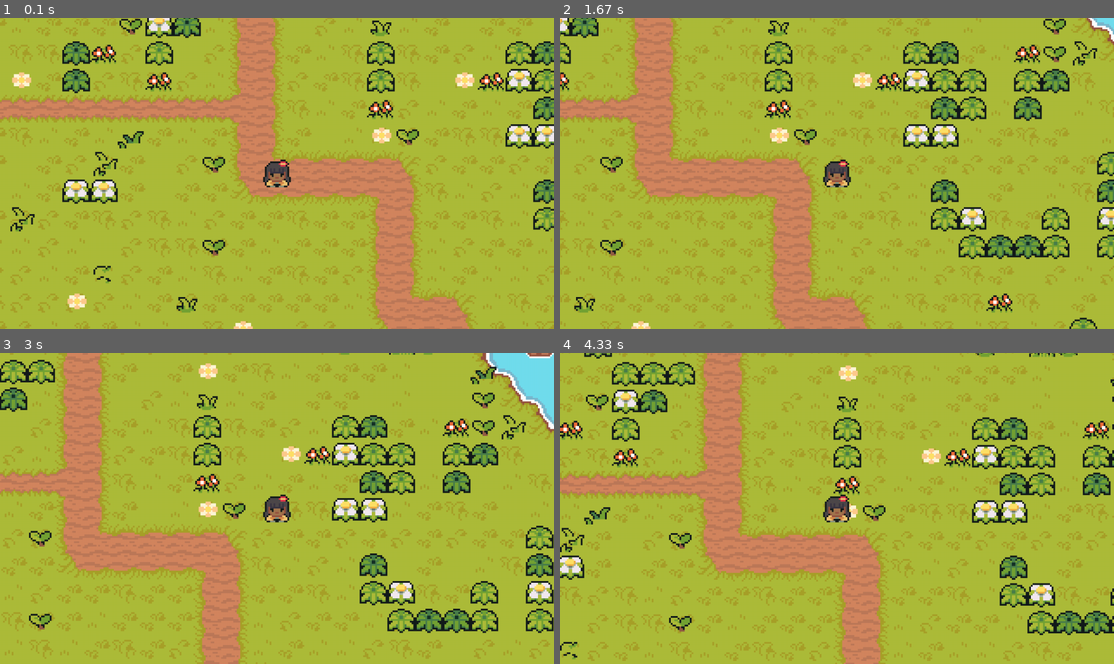
Above: before the commit, frames 1-4 (two rows, left to right).
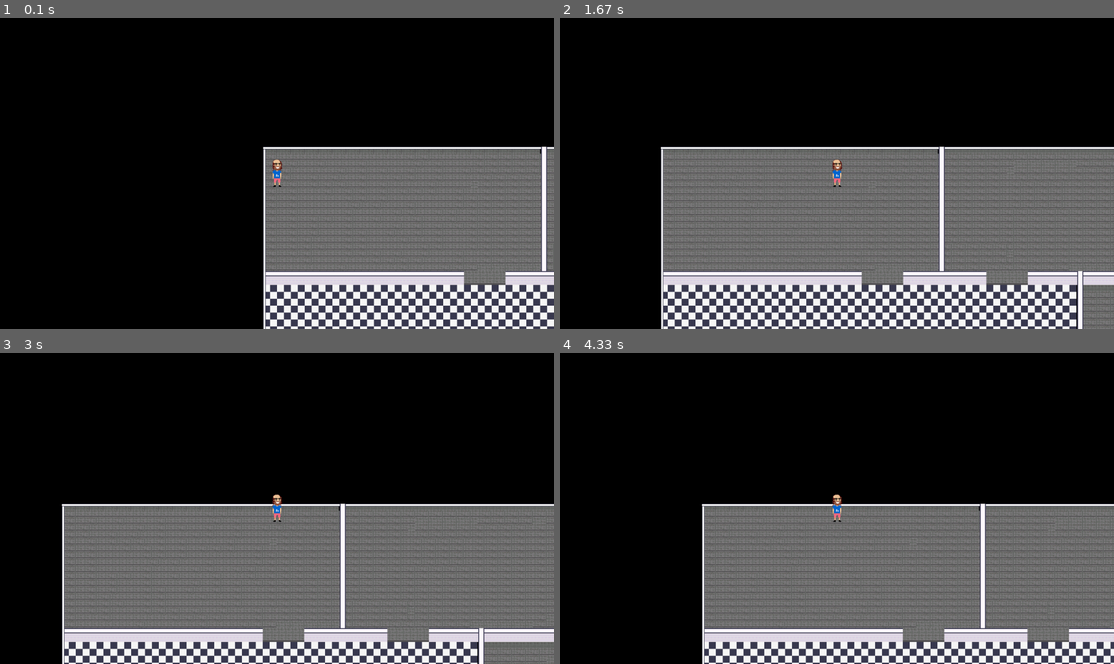
Above: after the commit, the same moments.

Repository: stchambers89/MyPygame
Game: pygame game, started from Main.py
The game is run twice, just before and just after one commit, with the same random seed, the same clock (stepped at 60 frames per second) and the same inputs.
Inputs:
- Up to frame 1 (0.1 s): no input
- Up to frame 2 (1.67 s): hold Space 0.33-0.8 s; hold Right 0.33-0.8 s; hold Ctrl 0.83-1.3 s; hold Right 0.83-1.3 s; hold Right from 1.33 s (still down)
- Up to frame 3 (3 s): release Right at 1.8 s; hold Up 1.83-2.13 s; hold Right 2.17-2.63 s; hold Left from 2.67 s (still down)
- Up to frame 4 (4.33 s): release Left at 3.2 s; hold Down 3.23-3.53 s; hold Left 3.57-3.97 s; hold Up from 4 s (still down)

The runs differ from the first frame. In frame 1, 100% of the frame differs, in the area x 0-100%, y 0-100%; in frame 2, 100%; in frame 3, 100%; in frame 4, 100%.

Commit message:
working on animation movement

Diff:
--- a/level.py
+++ b/level.py
@@ -22,13 +22,14 @@
 
     def create_map(self):
         layouts = {
-            'boundary' : import_csv_layout('map\map_FloorBlocks.csv'),
+            'boundary' : import_csv_layout('map\map_office.csv'),
             'grass' : import_csv_layout('map\map_Grass.csv'),
             'object' : import_csv_layout('map\map_Objects.csv'),
         }
 
         graphics = {
-            'grass': import_folder('graphics/grass')
+            'grass': import_folder('graphics/grass'),
+            'objects': import_folder('graphics/objects')
         }
 
         for style,layout in layouts.items():
@@ -38,18 +39,14 @@
                         x = col_index * TILESIZE
                         y = row_index * TILESIZE
                         if style == 'boundary':
-                            Tile((x,y), [self.obstacle_sprites], 'invisable')
-                        if style == 'grass':
-                            random_grass_image = choice(graphics['grass'])
-                            Tile((x,y), [self.visable_sprites, self.obstacle_sprites], 'grass', random_grass_image)
-                        if style == 'object':
-                            #make object
-                            pass
-        #         if col == 'x':
-        #             Tile((x,y), [self.visable_sprites, self.obstacle_sprites])
-        #         if col == 'p':
-        #             self.player = Player((x,y), [self.visable_sprites], self.obstacle_sprites)
-        self.player = Player((2000,1430), [self.visable_sprites], self.obstacle_sprites)
+                            Tile((x,y), [self.obstacle_sprites], '')
+                        # if style == 'grass':
+                        #     random_grass_image = choice(graphics['grass'])
+                        #     Tile((x,y), [self.visable_sprites, self.obstacle_sprites], 'grass', random_grass_image)
+                        # if style == 'object':
+                        #     surf = graphics['objects'][int(col)]
+                        #     Tile((x,y), [self.visable_sprites, self.obstacle_sprites], 'objects', surf)
+        self.player = Player((20,30), [self.visable_sprites], self.obstacle_sprites)
 
 
     def run(self):
@@ -65,8 +62,8 @@
         self.half_height = self.display_surface.get_size()[1] // 2
         self.offset = pygame.math.Vector2()
 
-        #create floor
-        self.floor_surf = pygame.image.load('graphics/tilemap/ground.png').convert()
+        #CREATE MAIN FLOOR IMAGE
+        self.floor_surf = pygame.image.load('graphics/tilemap/ground_office.png').convert()
         self.floor_rect = self.floor_surf.get_rect(topleft = (0,0))
 
     def custom_draw(self, player):
--- /dev/null
+++ b/map/map_office.csv
@@ -0,0 +1,60 @@
+142,142,142,142,142,142,142,142,142,142,142,142,142,142,142,142,142,142,142,142,142,142,142,142,142,142,142,142,142,142,142,142,142,142,142,142,142,142,142,142,142,142,142,142,142,142,142,142,142,142,142,142,142,142,142,142,142,142,142,142,142,142,142,142,142,142,142,142,142,142,142,142,142,142,142,142,142,142,142,142
+142,142,-1,-1,-1,-1,-1,-1,-1,-1,-1,-1,-1,-1,-1,-1,-1,-1,-1,-1,-1,-1,-1,-1,-1,-1,-1,-1,-1,-1,-1,-1,-1,-1,-1,-1,-1,-1,-1,-1,142,142,-1,-1,-1,-1,-1,-1,-1,-1,-1,-1,-1,-1,-1,-1,-1,-1,-1,-1,-1,-1,-1,-1,-1,-1,-1,-1,-1,-1,-1,-1,-1,-1,-1,-1,-1,-1,-1,142
+142,142,-1,-1,-1,-1,-1,-1,-1,-1,-1,-1,-1,-1,-1,-1,-1,-1,-1,-1,-1,-1,-1,-1,-1,-1,-1,-1,-1,-1,-1,-1,-1,-1,-1,-1,-1,-1,-1,-1,142,142,-1,-1,-1,-1,-1,-1,-1,-1,-1,-1,-1,-1,-1,-1,-1,-1,-1,-1,-1,-1,-1,-1,-1,-1,-1,-1,-1,-1,-1,-1,-1,-1,-1,-1,-1,-1,-1,142
+142,142,-1,-1,-1,-1,-1,-1,-1,-1,-1,-1,-1,-1,-1,-1,-1,-1,-1,-1,-1,-1,-1,-1,-1,-1,-1,-1,-1,-1,-1,-1,-1,-1,-1,-1,-1,-1,-1,-1,142,142,-1,-1,-1,-1,-1,-1,-1,-1,-1,-1,-1,-1,-1,-1,-1,-1,-1,-1,-1,-1,-1,-1,-1,-1,-1,-1,-1,-1,-1,-1,-1,-1,-1,-1,-1,-1,-1,142
+142,142,-1,-1,-1,-1,-1,-1,-1,-1,-1,-1,-1,-1,-1,-1,-1,-1,-1,-1,-1,-1,-1,-1,-1,-1,-1,-1,-1,-1,-1,-1,-1,-1,-1,-1,-1,-1,-1,-1,142,142,-1,-1,-1,-1,-1,-1,-1,-1,-1,-1,-1,-1,-1,-1,-1,-1,-1,-1,-1,-1,-1,-1,-1,-1,-1,-1,-1,-1,-1,-1,-1,-1,-1,-1,-1,-1,-1,142
+142,142,-1,-1,-1,-1,-1,-1,-1,-1,-1,-1,-1,-1,-1,-1,-1,-1,-1,-1,-1,-1,-1,-1,-1,-1,-1,-1,-1,-1,-1,-1,-1,-1,-1,-1,-1,-1,-1,-1,142,142,-1,-1,-1,-1,-1,-1,-1,-1,-1,-1,-1,-1,-1,-1,-1,-1,-1,-1,-1,-1,-1,-1,-1,-1,-1,-1,-1,-1,-1,-1,-1,-1,-1,-1,-1,-1,-1,142
+142,142,-1,-1,-1,-1,-1,-1,-1,-1,-1,-1,-1,-1,-1,-1,-1,-1,-1,-1,-1,-1,-1,-1,-1,-1,-1,-1,-1,-1,-1,-1,-1,-1,-1,-1,-1,-1,-1,-1,142,142,-1,-1,-1,-1,-1,-1,-1,-1,-1,-1,-1,-1,-1,-1,-1,-1,-1,-1,-1,-1,-1,-1,-1,-1,-1,-1,-1,-1,-1,-1,-1,-1,-1,-1,-1,-1,-1,142
+142,142,-1,-1,-1,-1,-1,-1,-1,-1,-1,-1,-1,-1,-1,-1,-1,-1,-1,-1,-1,-1,-1,-1,-1,-1,-1,-1,-1,-1,-1,-1,-1,-1,-1,-1,-1,-1,-1,-1,142,142,-1,-1,-1,-1,-1,-1,-1,-1,-1,-1,-1,-1,-1,-1,-1,-1,-1,-1,-1,-1,-1,-1,-1,-1,-1,-1,-1,-1,-1,-1,-1,-1,-1,-1,-1,-1,-1,142
+142,142,-1,-1,-1,-1,-1,-1,-1,-1,-1,-1,-1,-1,-1,-1,-1,-1,-1,-1,-1,-1,-1,-1,-1,-1,-1,-1,-1,-1,-1,-1,-1,-1,-1,-1,-1,-1,-1,-1,142,142,-1,-1,-1,-1,-1,-1,-1,-1,-1,-1,-1,-1,-1,-1,-1,-1,-1,-1,-1,-1,-1,-1,-1,-1,-1,-1,-1,-1,-1,-1,-1,-1,-1,-1,-1,-1,-1,142
+142,142,-1,-1,-1,-1,-1,-1,-1,-1,-1,-1,-1,-1,-1,-1,-1,-1,-1,-1,-1,-1,-1,-1,-1,-1,-1,-1,-1,-1,-1,-1,-1,-1,-1,-1,-1,-1,-1,-1,142,142,-1,-1,-1,-1,-1,-1,-1,-1,-1,-1,-1,-1,-1,-1,-1,-1,-1,-1,-1,-1,-1,-1,-1,-1,-1,-1,-1,-1,-1,-1,-1,-1,-1,-1,-1,-1,-1,142
+142,142,-1,-1,-1,-1,-1,-1,-1,-1,-1,-1,-1,-1,-1,-1,-1,-1,-1,-1,-1,-1,-1,-1,-1,-1,-1,-1,-1,-1,-1,-1,-1,-1,-1,-1,-1,-1,-1,-1,142,142,-1,-1,-1,-1,-1,-1,-1,-1,-1,-1,-1,-1,-1,-1,-1,-1,-1,-1,-1,-1,-1,-1,-1,-1,-1,-1,-1,-1,-1,-1,-1,-1,-1,-1,-1,-1,-1,142
+142,142,-1,-1,-1,-1,-1,-1,-1,-1,-1,-1,-1,-1,-1,-1,-1,-1,-1,-1,-1,-1,-1,-1,-1,-1,-1,-1,-1,-1,-1,-1,-1,-1,-1,-1,-1,-1,-1,-1,142,142,-1,-1,-1,-1,-1,-1,-1,-1,-1,-1,-1,-1,-1,-1,-1,-1,-1,-1,-1,-1,-1,-1,-1,-1,-1,-1,-1,-1,-1,-1,-1,-1,-1,-1,-1,-1,-1,142
+142,142,-1,-1,-1,-1,-1,-1,-1,-1,-1,-1,-1,-1,-1,-1,-1,-1,-1,-1,-1,-1,-1,-1,-1,-1,-1,-1,-1,-1,-1,-1,-1,-1,-1,-1,-1,-1,-1,-1,142,142,-1,-1,-1,-1,-1,-1,-1,-1,-1,-1,-1,-1,-1,-1,-1,-1,-1,-1,-1,-1,-1,-1,-1,-1,-1,-1,-1,-1,-1,-1,-1,-1,-1,-1,-1,-1,-1,142
+142,142,-1,-1,-1,-1,-1,-1,-1,-1,-1,-1,-1,-1,-1,-1,-1,-1,-1,-1,-1,-1,-1,-1,-1,-1,-1,-1,-1,-1,-1,-1,-1,-1,-1,-1,-1,-1,-1,-1,142,142,-1,-1,-1,-1,-1,-1,-1,-1,-1,-1,-1,-1,-1,-1,-1,-1,-1,-1,-1,-1,-1,-1,-1,-1,-1,-1,-1,-1,-1,-1,-1,-1,-1,-1,-1,-1,-1,142
+142,142,-1,-1,-1,-1,-1,-1,-1,-1,-1,-1,-1,-1,-1,-1,-1,-1,-1,-1,-1,-1,-1,-1,-1,-1,-1,-1,-1,-1,-1,-1,-1,-1,-1,-1,-1,-1,-1,-1,142,142,-1,-1,-1,-1,-1,-1,-1,-1,-1,-1,-1,-1,-1,-1,-1,-1,-1,-1,-1,-1,-1,-1,-1,-1,-1,-1,-1,-1,-1,-1,-1,-1,-1,-1,-1,-1,-1,142
+142,142,-1,-1,-1,-1,-1,-1,-1,-1,-1,-1,-1,-1,-1,-1,-1,-1,-1,-1,-1,-1,-1,-1,-1,-1,-1,-1,-1,-1,-1,-1,-1,-1,-1,-1,-1,-1,-1,-1,142,142,-1,-1,-1,-1,-1,-1,-1,-1,-1,-1,-1,-1,-1,-1,-1,-1,-1,-1,-1,-1,-1,-1,-1,-1,-1,-1,-1,-1,-1,-1,-1,-1,-1,-1,-1,-1,-1,142
+142,142,-1,-1,-1,-1,-1,-1,-1,-1,-1,-1,-1,-1,-1,-1,-1,-1,-1,-1,-1,-1,-1,-1,-1,-1,-1,-1,-1,-1,-1,-1,-1,-1,-1,-1,-1,-1,-1,-1,142,142,-1,-1,-1,-1,-1,-1,-1,-1,-1,-1,-1,-1,-1,-1,-1,-1,-1,-1,-1,-1,-1,-1,-1,-1,-1,-1,-1,-1,-1,-1,-1,-1,-1,-1,-1,-1,-1,142
+142,142,142,142,142,142,142,142,142,142,142,142,142,142,142,142,142,142,142,142,142,142,142,142,142,142,142,142,142,-1,-1,-1,-1,-1,-1,142,142,142,142,142,142,142,142,142,142,142,142,-1,-1,-1,-1,-1,-1,142,142,142,142,142,142,142,142,142,142,142,142,142,142,142,142,142,142,142,142,142,142,142,142,142,142,142
+142,142,142,142,142,142,142,142,142,142,142,142,142,142,142,142,142,142,142,142,142,142,142,142,142,142,142,142,142,-1,-1,-1,-1,-1,-1,142,142,142,142,142,142,142,142,142,142,142,142,-1,-1,-1,-1,-1,-1,142,142,142,142,142,142,142,142,142,142,142,142,142,142,142,142,142,142,142,142,142,142,142,142,142,142,142
+142,142,142,142,142,142,142,142,142,142,142,142,142,142,142,142,142,142,142,142,142,142,142,142,142,142,142,142,142,-1,-1,-1,-1,-1,-1,142,142,142,142,142,142,142,142,142,142,142,142,-1,-1,-1,-1,-1,-1,142,142,142,142,142,142,142,142,142,142,142,142,142,142,142,142,142,142,142,142,142,142,142,142,142,142,142
+142,142,-1,-1,-1,-1,-1,-1,-1,-1,-1,-1,-1,-1,-1,-1,-1,-1,-1,-1,-1,-1,-1,-1,-1,-1,-1,-1,-1,-1,-1,-1,-1,-1,-1,-1,-1,-1,-1,-1,-1,-1,-1,-1,-1,-1,-1,-1,-1,-1,-1,-1,-1,-1,-1,-1,-1,-1,-1,-1,142,-1,-1,-1,-1,-1,-1,-1,-1,-1,-1,-1,-1,-1,-1,-1,-1,-1,-1,142
+142,142,-1,-1,-1,-1,-1,-1,-1,-1,-1,-1,-1,-1,-1,-1,-1,-1,-1,-1,-1,-1,-1,-1,-1,-1,-1,-1,-1,-1,-1,-1,-1,-1,-1,-1,-1,-1,-1,-1,-1,-1,-1,-1,-1,-1,-1,-1,-1,-1,-1,-1,-1,-1,-1,-1,-1,-1,-1,-1,142,-1,-1,-1,-1,-1,-1,-1,-1,-1,-1,-1,-1,-1,-1,-1,-1,-1,-1,142
+142,142,-1,-1,-1,-1,-1,-1,-1,-1,-1,-1,-1,-1,-1,-1,-1,-1,-1,-1,-1,-1,-1,-1,-1,-1,-1,-1,-1,-1,-1,-1,-1,-1,-1,-1,-1,-1,-1,-1,-1,-1,-1,-1,-1,-1,-1,-1,-1,-1,-1,-1,-1,-1,-1,-1,-1,-1,-1,-1,142,-1,-1,-1,-1,-1,-1,-1,-1,-1,-1,-1,-1,-1,-1,-1,-1,-1,-1,142
+142,142,-1,-1,-1,-1,-1,-1,-1,-1,-1,-1,-1,-1,-1,-1,-1,-1,-1,-1,-1,-1,-1,-1,-1,-1,-1,-1,-1,-1,-1,-1,-1,-1,-1,-1,-1,-1,-1,-1,-1,-1,-1,-1,-1,-1,-1,-1,-1,-1,-1,-1,-1,-1,-1,-1,-1,-1,-1,-1,142,-1,-1,-1,-1,-1,-1,-1,-1,-1,-1,-1,-1,-1,-1,-1,-1,-1,-1,142
+142,142,-1,-1,-1,-1,-1,-1,-1,-1,-1,-1,-1,-1,-1,-1,-1,-1,-1,-1,-1,-1,-1,-1,-1,-1,-1,-1,-1,-1,-1,-1,-1,-1,-1,-1,-1,-1,-1,-1,-1,-1,-1,-1,-1,-1,-1,-1,-1,-1,-1,-1,-1,-1,-1,-1,-1,-1,-1,-1,142,-1,-1,-1,-1,-1,-1,-1,-1,-1,-1,-1,-1,-1,-1,-1,-1,-1,-1,142
+142,142,-1,-1,-1,-1,-1,-1,-1,-1,-1,-1,-1,-1,-1,-1,-1,-1,-1,-1,-1,-1,-1,-1,-1,-1,-1,-1,-1,-1,-1,-1,-1,-1,-1,-1,-1,-1,-1,-1,-1,-1,-1,-1,-1,-1,-1,-1,-1,-1,-1,-1,-1,-1,-1,-1,-1,-1,-1,-1,142,-1,-1,-1,-1,-1,-1,-1,-1,-1,-1,-1,-1,-1,-1,-1,-1,-1,-1,142
+142,142,-1,-1,-1,-1,-1,-1,-1,-1,-1,-1,-1,-1,-1,-1,-1,-1,-1,-1,-1,-1,-1,-1,-1,-1,-1,-1,-1,-1,-1,-1,-1,-1,-1,-1,-1,-1,-1,-1,-1,-1,-1,-1,-1,-1,-1,-1,-1,-1,-1,-1,-1,-1,-1,-1,-1,-1,-1,-1,142,-1,-1,-1,-1,-1,-1,-1,-1,-1,-1,-1,-1,-1,-1,-1,-1,-1,-1,142
+142,142,-1,-1,-1,-1,-1,-1,-1,-1,-1,-1,-1,-1,-1,-1,-1,-1,-1,-1,-1,-1,-1,-1,-1,-1,-1,-1,-1,-1,-1,-1,-1,-1,-1,-1,-1,-1,-1,-1,-1,-1,-1,-1,-1,-1,-1,-1,-1,-1,-1,-1,-1,-1,-1,-1,-1,-1,-1,-1,-1,-1,-1,-1,-1,-1,-1,-1,-1,-1,-1,-1,-1,-1,-1,-1,-1,-1,-1,142
+142,142,-1,-1,-1,-1,-1,-1,-1,-1,-1,-1,-1,-1,-1,-1,-1,-1,-1,-1,-1,-1,-1,-1,-1,-1,-1,-1,-1,-1,-1,-1,-1,-1,-1,-1,-1,-1,-1,-1,-1,-1,-1,-1,-1,-1,-1,-1,-1,-1,-1,-1,-1,-1,-1,-1,-1,-1,-1,-1,-1,-1,-1,-1,-1,-1,-1,-1,-1,-1,-1,-1,-1,-1,-1,-1,-1,-1,-1,142
+142,142,-1,-1,-1,-1,-1,-1,-1,-1,-1,-1,-1,-1,-1,-1,-1,-1,-1,-1,-1,-1,-1,-1,-1,-1,-1,-1,-1,-1,-1,-1,-1,-1,-1,-1,-1,-1,-1,-1,-1,-1,-1,-1,-1,-1,-1,-1,-1,-1,-1,-1,-1,-1,-1,-1,-1,-1,-1,-1,-1,-1,-1,-1,-1,-1,-1,-1,-1,-1,-1,-1,-1,-1,-1,-1,-1,-1,-1,142
+142,142,-1,-1,-1,-1,-1,-1,-1,-1,-1,-1,-1,-1,-1,-1,-1,-1,-1,-1,-1,-1,-1,-1,-1,-1,-1,-1,-1,-1,-1,-1,-1,-1,-1,-1,-1,-1,-1,-1,-1,-1,-1,-1,-1,-1,-1,-1,-1,-1,-1,-1,-1,-1,-1,-1,-1,-1,-1,-1,-1,-1,-1,-1,-1,-1,-1,-1,-1,-1,-1,-1,-1,-1,-1,-1,-1,-1,-1,142
+142,142,-1,-1,-1,-1,-1,-1,-1,-1,-1,-1,-1,-1,-1,-1,-1,-1,-1,-1,-1,-1,-1,-1,-1,-1,-1,-1,-1,-1,-1,-1,-1,-1,-1,-1,-1,-1,-1,-1,-1,-1,-1,-1,-1,-1,-1,-1,-1,-1,-1,-1,-1,-1,-1,-1,-1,-1,-1,-1,-1,-1,-1,-1,-1,-1,-1,-1,-1,-1,-1,-1,-1,-1,-1,-1,-1,-1,-1,142
+142,142,-1,-1,-1,-1,-1,-1,-1,-1,-1,-1,-1,-1,-1,-1,-1,-1,-1,-1,-1,-1,-1,-1,-1,-1,-1,-1,-1,-1,-1,-1,-1,-1,-1,-1,-1,-1,-1,-1,-1,-1,-1,-1,-1,-1,-1,-1,-1,-1,-1,-1,-1,-1,-1,-1,-1,-1,-1,-1,-1,-1,-1,-1,-1,-1,-1,-1,-1,-1,-1,-1,-1,-1,-1,-1,-1,-1,-1,142
+142,142,-1,-1,-1,-1,-1,-1,-1,-1,-1,-1,-1,-1,-1,-1,-1,-1,-1,-1,-1,-1,-1,-1,-1,-1,-1,-1,-1,-1,-1,-1,-1,-1,-1,-1,-1,-1,-1,-1,-1,-1,-1,-1,-1,-1,-1,-1,-1,-1,-1,-1,-1,-1,-1,-1,-1,-1,-1,-1,142,-1,-1,-1,-1,-1,-1,-1,-1,-1,-1,-1,-1,-1,-1,-1,-1,-1,-1,142
+142,142,-1,-1,-1,-1,-1,-1,-1,-1,-1,-1,-1,-1,-1,-1,-1,-1,-1,-1,-1,-1,-1,-1,-1,-1,-1,-1,-1,-1,-1,-1,-1,-1,-1,-1,-1,-1,-1,-1,-1,-1,-1,-1,-1,-1,-1,-1,-1,-1,-1,-1,-1,-1,-1,-1,-1,-1,-1,-1,142,-1,-1,-1,-1,-1,-1,-1,-1,-1,-1,-1,-1,-1,-1,-1,-1,-1,-1,142
+142,142,-1,-1,-1,-1,-1,-1,-1,-1,-1,-1,-1,-1,-1,-1,-1,-1,-1,-1,-1,-1,-1,-1,-1,-1,-1,-1,-1,-1,-1,-1,-1,-1,-1,-1,-1,-1,-1,-1,-1,-1,-1,-1,-1,-1,-1,-1,-1,-1,-1,-1,-1,-1,-1,-1,-1,-1,-1,-1,142,-1,-1,-1,-1,-1,-1,-1,-1,-1,-1,-1,-1,-1,-1,-1,-1,-1,-1,142
+142,142,-1,-1,-1,-1,-1,-1,-1,-1,-1,-1,-1,-1,-1,-1,-1,-1,-1,-1,-1,-1,-1,-1,-1,-1,-1,-1,-1,-1,-1,-1,-1,-1,-1,-1,-1,-1,-1,-1,-1,-1,-1,-1,-1,-1,-1,-1,-1,-1,-1,-1,-1,-1,-1,-1,-1,-1,-1,-1,142,-1,-1,-1,-1,-1,-1,-1,-1,-1,-1,-1,-1,-1,-1,-1,-1,-1,-1,142
+142,142,-1,-1,-1,-1,-1,-1,-1,-1,-1,-1,-1,-1,-1,-1,-1,-1,-1,-1,-1,-1,-1,-1,-1,-1,-1,-1,-1,-1,-1,-1,-1,-1,-1,-1,-1,-1,-1,-1,-1,-1,-1,-1,-1,-1,-1,-1,-1,-1,-1,-1,-1,-1,-1,-1,-1,-1,-1,-1,142,-1,-1,-1,-1,-1,-1,-1,-1,-1,-1,-1,-1,-1,-1,-1,-1,-1,-1,142
+142,142,-1,-1,-1,-1,-1,-1,-1,-1,-1,-1,-1,-1,-1,-1,-1,-1,-1,-1,-1,-1,-1,-1,-1,-1,-1,-1,-1,-1,-1,-1,-1,-1,-1,-1,-1,-1,-1,-1,-1,-1,-1,-1,-1,-1,-1,-1,-1,-1,-1,-1,-1,-1,-1,-1,-1,-1,-1,-1,142,-1,-1,-1,-1,-1,-1,-1,-1,-1,-1,-1,-1,-1,-1,-1,-1,-1,-1,142
+142,142,142,142,142,142,142,-1,-1,-1,-1,-1,-1,142,142,142,142,142,142,142,142,142,142,142,142,142,142,142,142,142,142,142,142,142,142,142,142,142,142,142,142,142,142,142,142,142,-1,-1,-1,-1,-1,-1,-1,142,142,142,142,142,142,142,142,-1,-1,-1,-1,-1,-1,-1,-1,-1,-1,-1,-1,-1,-1,-1,-1,-1,-1,142
+142,142,142,142,142,142,142,-1,-1,-1,-1,-1,-1,142,142,142,142,142,142,142,142,142,142,142,142,142,142,142,142,142,142,142,142,142,142,142,142,142,142,142,142,142,142,142,142,142,-1,-1,-1,-1,-1,-1,-1,142,142,142,142,142,142,142,142,-1,-1,-1,-1,-1,-1,-1,-1,-1,-1,-1,-1,-1,-1,-1,-1,-1,-1,142
+142,142,142,142,142,142,142,-1,-1,-1,-1,-1,-1,142,142,142,142,142,142,142,142,142,142,142,142,142,142,142,142,142,142,142,142,142,142,142,142,142,142,142,142,142,142,142,142,142,-1,-1,-1,-1,-1,-1,-1,142,142,142,142,142,142,142,142,-1,-1,-1,-1,-1,-1,-1,-1,-1,-1,-1,-1,-1,-1,-1,-1,-1,-1,142
+142,142,-1,-1,-1,-1,-1,-1,-1,-1,-1,-1,-1,-1,-1,-1,-1,-1,-1,-1,142,-1,-1,-1,-1,-1,-1,-1,-1,-1,-1,-1,-1,-1,-1,-1,-1,-1,-1,-1,-1,-1,-1,-1,-1,-1,-1,-1,-1,-1,-1,-1,-1,-1,-1,-1,-1,-1,-1,-1,142,-1,-1,-1,-1,-1,-1,-1,-1,-1,-1,-1,-1,-1,-1,-1,-1,-1,-1,142
+142,142,-1,-1,-1,-1,-1,-1,-1,-1,-1,-1,-1,-1,-1,-1,-1,-1,-1,-1,142,-1,-1,-1,-1,-1,-1,-1,-1,-1,-1,-1,-1,-1,-1,-1,-1,-1,-1,-1,-1,-1,-1,-1,-1,-1,-1,-1,-1,-1,-1,-1,-1,-1,-1,-1,-1,-1,-1,-1,142,-1,-1,-1,-1,-1,-1,-1,-1,-1,-1,-1,-1,-1,-1,-1,-1,-1,-1,142
+142,142,-1,-1,-1,-1,-1,-1,-1,-1,-1,-1,-1,-1,-1,-1,-1,-1,-1,-1,142,-1,-1,-1,-1,-1,-1,-1,-1,-1,-1,-1,-1,-1,-1,-1,-1,-1,-1,-1,-1,-1,-1,-1,-1,-1,-1,-1,-1,-1,-1,-1,-1,-1,-1,-1,-1,-1,-1,-1,142,-1,-1,-1,-1,-1,-1,-1,-1,-1,-1,-1,-1,-1,-1,-1,-1,-1,-1,142
+142,142,-1,-1,-1,-1,-1,-1,-1,-1,-1,-1,-1,-1,-1,-1,-1,-1,-1,-1,142,-1,-1,-1,-1,-1,-1,-1,-1,-1,-1,-1,-1,-1,-1,-1,-1,-1,-1,-1,-1,-1,-1,-1,-1,-1,-1,-1,-1,-1,-1,-1,-1,-1,-1,-1,-1,-1,-1,-1,142,-1,-1,-1,-1,-1,-1,-1,-1,-1,-1,-1,-1,-1,-1,-1,-1,-1,-1,142
+142,142,-1,-1,-1,-1,-1,-1,-1,-1,-1,-1,-1,-1,-1,-1,-1,-1,-1,-1,142,-1,-1,-1,-1,-1,-1,-1,-1,-1,-1,-1,-1,-1,-1,-1,-1,-1,-1,-1,-1,-1,-1,-1,-1,-1,-1,-1,-1,-1,-1,-1,-1,-1,-1,-1,-1,-1,-1,-1,142,-1,-1,-1,-1,-1,-1,-1,-1,-1,-1,-1,-1,-1,-1,-1,-1,-1,-1,142
+142,142,-1,-1,-1,-1,-1,-1,-1,-1,-1,-1,-1,-1,-1,-1,-1,-1,-1,-1,142,-1,-1,-1,-1,-1,-1,-1,-1,-1,-1,-1,-1,-1,-1,-1,-1,-1,-1,-1,-1,-1,-1,-1,-1,-1,-1,-1,-1,-1,-1,-1,-1,-1,-1,-1,-1,-1,-1,-1,142,-1,-1,-1,-1,-1,-1,-1,-1,-1,-1,-1,-1,-1,-1,-1,-1,-1,-1,142
+142,142,-1,-1,-1,-1,-1,-1,-1,-1,-1,-1,-1,-1,-1,-1,-1,-1,-1,-1,142,-1,-1,-1,-1,-1,-1,-1,-1,-1,-1,-1,-1,-1,-1,-1,-1,-1,-1,-1,-1,-1,-1,-1,-1,-1,-1,-1,-1,-1,-1,-1,-1,-1,-1,-1,-1,-1,-1,-1,142,-1,-1,-1,-1,-1,-1,-1,-1,-1,-1,-1,-1,-1,-1,-1,-1,-1,-1,142
+142,142,-1,-1,-1,-1,-1,-1,-1,-1,-1,-1,-1,-1,-1,-1,-1,-1,-1,-1,142,-1,-1,-1,-1,-1,-1,-1,-1,-1,-1,-1,-1,-1,-1,-1,-1,-1,-1,-1,-1,-1,-1,-1,-1,-1,-1,-1,-1,-1,-1,-1,-1,-1,-1,-1,-1,-1,-1,-1,142,-1,-1,-1,-1,-1,-1,-1,-1,-1,-1,-1,-1,-1,-1,-1,-1,-1,-1,142
+142,142,-1,-1,-1,-1,-1,-1,-1,-1,-1,-1,-1,-1,-1,-1,-1,-1,-1,-1,142,-1,-1,-1,-1,-1,-1,-1,-1,-1,-1,-1,-1,-1,-1,-1,-1,-1,-1,-1,-1,-1,-1,-1,-1,-1,-1,-1,-1,-1,-1,-1,-1,-1,-1,-1,-1,-1,-1,-1,142,-1,-1,-1,-1,-1,-1,-1,-1,-1,-1,-1,-1,-1,-1,-1,-1,-1,-1,142
+142,142,-1,-1,-1,-1,-1,-1,-1,-1,-1,-1,-1,-1,-1,-1,-1,-1,-1,-1,142,-1,-1,-1,-1,-1,-1,-1,-1,-1,-1,-1,-1,-1,-1,-1,-1,-1,-1,-1,-1,-1,-1,-1,-1,-1,-1,-1,-1,-1,-1,-1,-1,-1,-1,-1,-1,-1,-1,-1,142,-1,-1,-1,-1,-1,-1,-1,-1,-1,-1,-1,-1,-1,-1,-1,-1,-1,-1,142
+142,142,-1,-1,-1,-1,-1,-1,-1,-1,-1,-1,-1,-1,-1,-1,-1,-1,-1,-1,142,-1,-1,-1,-1,-1,-1,-1,-1,-1,-1,-1,-1,-1,-1,-1,-1,-1,-1,-1,-1,-1,-1,-1,-1,-1,-1,-1,-1,-1,-1,-1,-1,-1,-1,-1,-1,-1,-1,-1,142,-1,-1,-1,-1,-1,-1,-1,-1,-1,-1,-1,-1,-1,-1,-1,-1,-1,-1,142
+142,142,-1,-1,-1,-1,-1,-1,-1,-1,-1,-1,-1,-1,-1,-1,-1,-1,-1,-1,142,-1,-1,-1,-1,-1,-1,-1,-1,-1,-1,-1,-1,-1,-1,-1,-1,-1,-1,-1,-1,-1,-1,-1,-1,-1,-1,-1,-1,-1,-1,-1,-1,-1,-1,-1,-1,-1,-1,-1,142,-1,-1,-1,-1,-1,-1,-1,-1,-1,-1,-1,-1,-1,-1,-1,-1,-1,-1,142
+142,142,-1,-1,-1,-1,-1,-1,-1,-1,-1,-1,-1,-1,-1,-1,-1,-1,-1,-1,142,-1,-1,-1,-1,-1,-1,-1,-1,-1,-1,-1,-1,-1,-1,-1,-1,-1,-1,-1,-1,-1,-1,-1,-1,-1,-1,-1,-1,-1,-1,-1,-1,-1,-1,-1,-1,-1,-1,-1,142,-1,-1,-1,-1,-1,-1,-1,-1,-1,-1,-1,-1,-1,-1,-1,-1,-1,-1,142
+142,142,-1,-1,-1,-1,-1,-1,-1,-1,-1,-1,-1,-1,-1,-1,-1,-1,-1,-1,142,-1,-1,-1,-1,-1,-1,-1,-1,-1,-1,-1,-1,-1,-1,-1,-1,-1,-1,-1,-1,-1,-1,-1,-1,-1,-1,-1,-1,-1,-1,-1,-1,-1,-1,-1,-1,-1,-1,-1,142,-1,-1,-1,-1,-1,-1,-1,-1,-1,-1,-1,-1,-1,-1,-1,-1,-1,-1,142
+142,142,-1,-1,-1,-1,-1,-1,-1,-1,-1,-1,-1,-1,-1,-1,-1,-1,-1,-1,142,-1,-1,-1,-1,-1,-1,-1,-1,-1,-1,-1,-1,-1,-1,-1,-1,-1,-1,-1,-1,-1,-1,-1,-1,-1,-1,-1,-1,-1,-1,-1,-1,-1,-1,-1,-1,-1,-1,-1,142,-1,-1,-1,-1,-1,-1,-1,-1,-1,-1,-1,-1,-1,-1,-1,-1,-1,-1,142
+142,142,-1,-1,-1,-1,-1,-1,-1,-1,-1,-1,-1,-1,-1,-1,-1,-1,-1,-1,142,-1,-1,-1,-1,-1,-1,-1,-1,-1,-1,-1,-1,-1,-1,-1,-1,-1,-1,-1,-1,-1,-1,-1,-1,-1,-1,-1,-1,-1,-1,-1,-1,-1,-1,-1,-1,-1,-1,-1,142,-1,-1,-1,-1,-1,-1,-1,-1,-1,-1,-1,-1,-1,-1,-1,-1,-1,-1,142
+142,142,142,142,142,142,142,142,142,142,142,142,142,142,142,142,142,142,142,142,142,142,142,142,142,142,142,142,142,142,142,142,142,142,142,142,142,142,142,142,142,142,142,142,142,142,142,142,142,142,142,142,142,142,142,142,142,142,142,142,142,142,142,142,142,142,142,142,142,142,142,142,142,142,142,142,142,142,142,142
+142,142,142,142,142,142,142,142,142,142,142,142,142,142,142,142,142,142,142,142,142,142,142,142,142,142,142,142,142,142,142,142,142,142,142,142,142,142,142,142,142,142,142,142,142,142,142,142,142,142,142,142,142,142,142,142,142,142,142,142,142,142,142,142,142,142,142,142,142,142,142,142,142,142,142,142,142,142,142,142
--- a/player.py
+++ b/player.py
@@ -1,21 +1,58 @@
 import pygame
 from settings import *
+from support import import_folder
 
 class Player(pygame.sprite.Sprite):
     def __init__(self, pos, groups, obstacle_sprites):
         super().__init__(groups)
-        self.image = pygame.image.load('graphics/test/player.png').convert_alpha()
+
+        #player image/drawing
+        self.image = pygame.image.load('graphics/test/ITGUY.png').convert_alpha()
         self.rect = self.image.get_rect(topleft = pos)
-        self.hitbox = self.rect.inflate(0,-26)
+        self.hitbox = self.rect.inflate(0,-64)
 
+        #graphics setup
+        self.import_player_assests()
+        self.status = 'down'
+
+        #Movement
         self.direction = pygame.math.Vector2()
         self.speed = 5
+        self.attacking = False
+        self.attack_cooldown = 400
+        self.attack_time = None
+
 
         self.obstacle_sprites = obstacle_sprites
+
+        #Player Timer limits multiple actions every ms to every few seconds
+    def get_status(self):
+        #idle
+        if self.direction.x == 0 and self.direction.y == 0:
+            self.status = self.status + '_idle'
+
+    def import_player_assests(self):
+    #please note the strings below are the same spelling as the game files
+    #refactoring the names will break the game and you will need to rename the
+    #files as well.
+
+        character_path = 'graphics/player/'
+        self.animations = {
+                #moving
+            'up': [], 'down': [], 'left': [], 'right': [],
+                #standing still
+            'up_idle': [], 'down_idle': [], 'left_idle': [], 'right_idle': [],
+                #attacking
+            'up_attack': [], 'down_attack': [], 'left_attack': [], 'right_attack': []}
+
+        for animation in self.animations.keys():
+            full_path = character_path + animation
+            self.animations[animation] = import_folder(full_path)
 
     def input(self):
         keys = pygame.key.get_pressed()
 
+        # Movement input w,a,s,d or up,down,left,right
         if keys[pygame.K_w] or keys[pygame.K_UP]:
             self.direction.y = -1
         elif keys[pygame.K_s] or keys[pygame.K_DOWN]:
@@ -29,6 +66,18 @@
         else:
             self.direction.x = 0
 
+        #attack input
+        if keys[pygame.K_SPACE] and not self.attacking:
+            self.attacking = True
+            self.attack_time = pygame.time.get_ticks()
+            print("attack")
+
+        #magic input
+        if keys[pygame.K_LCTRL] and not self.attacking:
+            self.attacking = True
+            self.attack_time = pygame.time.get_ticks()
+            print('magic')
+
     def move(self, speed):
         if self.direction.magnitude() != 0:
             self.direction = self.direction.normalize()
@@ -37,9 +86,6 @@
         self.hitbox.y += self.direction.y * speed
         self.collision('vertical')
         self.rect.center = self.hitbox.center
-
-
-        #self.rect.center += self.direction * speed
 
     def collision(self, direction):
         if direction == 'horizontal':
@@ -58,6 +104,15 @@
                     if self.direction.y > 0:#moving down
                         self.hitbox.bottom = sprite.hitbox.top
 
+    def cooldowns(self):
+        current_time = pygame.time.get_ticks()
+
+        if self.attacking:
+            if current_time - self.attack_time >= self.attack_cooldown:
+                self.attacking = False
+
     def update(self):
         self.input()
+        self.cooldowns()
+        self.get_status()
         self.move(self.speed)
--- a/settings.py
+++ b/settings.py
@@ -2,4 +2,4 @@
 WIDTH = 1280
 HEIGHT = 720
 FPS = 60
-TILESIZE = 64
+TILESIZE = 16
--- a/tile.py
+++ b/tile.py
@@ -7,5 +7,10 @@
 
         self.sprite_type = sprite_type
         self.image = surface
-        self.rect = self.image.get_rect(topleft = pos)
+
+        #object offset
+        if sprite_type == 'object':
+           self.rect = self.image.get_rect(topleft = (pos[0], pos[1] - TILESIZE))
+        else:
+            self.rect = self.image.get_rect(topleft = pos)
         self.hitbox = self.rect.inflate(0,-10)
Binary file added: graphics/test/ITGuy.png
Binary file added: graphics/tilemap/ground_office.png
